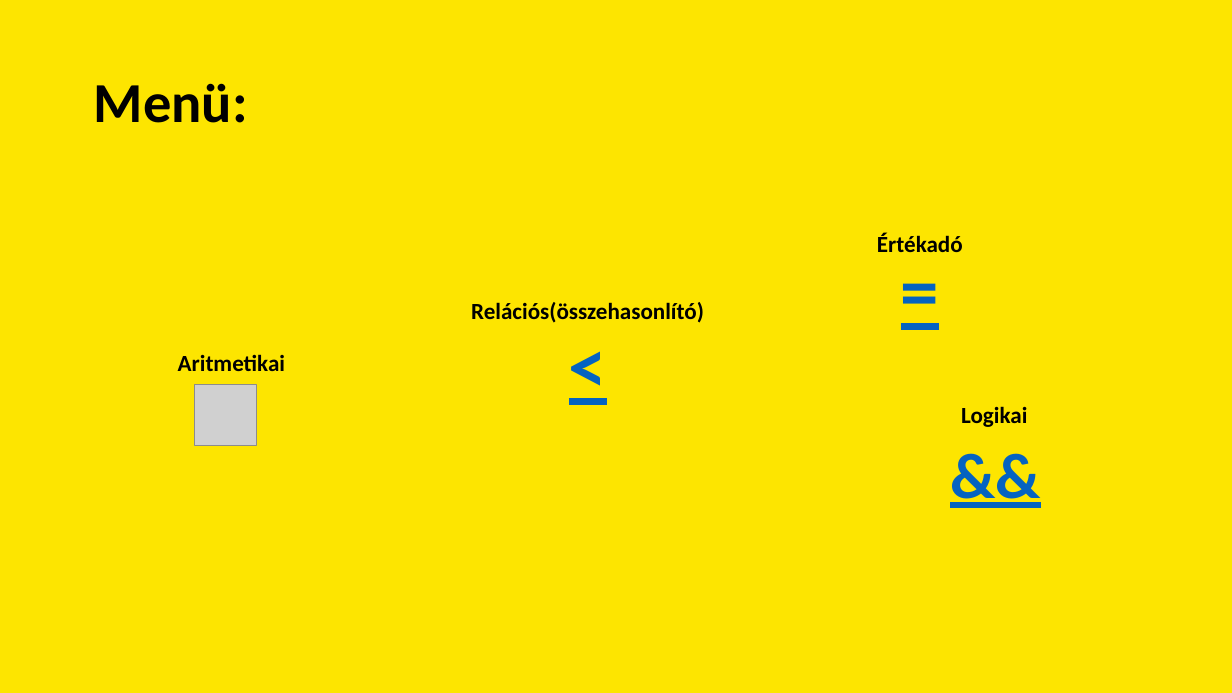
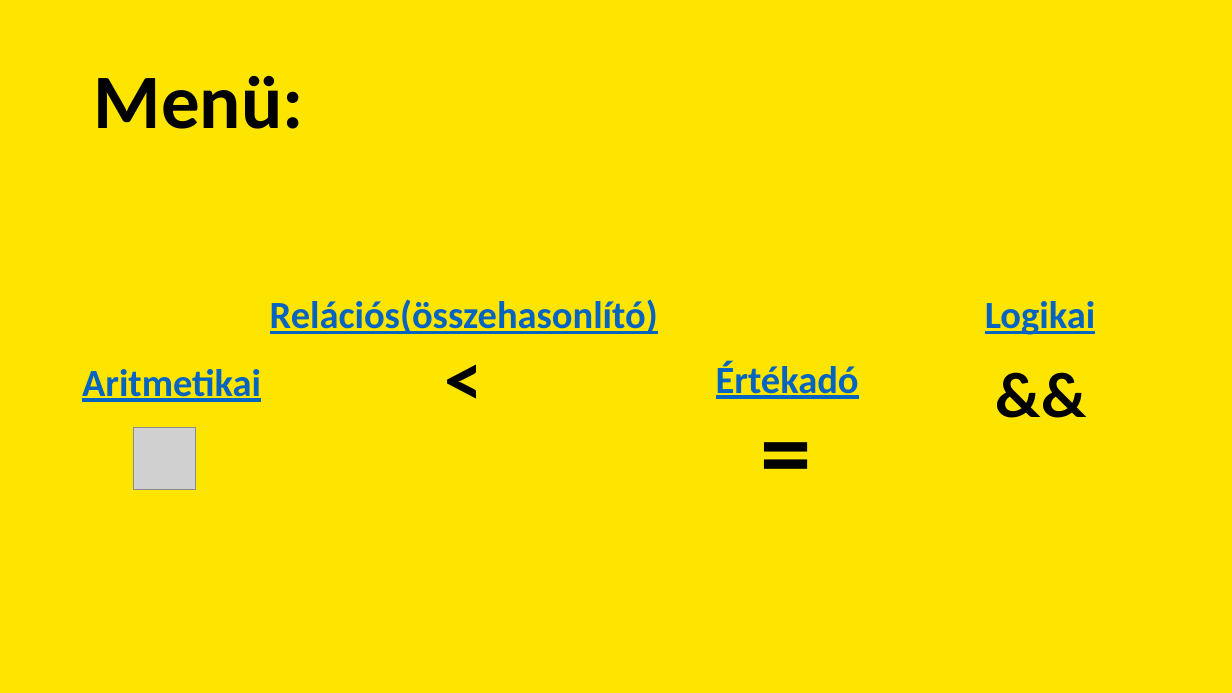
Before and after one commit to HuggingShade0915/oper-torok, a slide deck: slide 2 of Operátorok.pptx. Drawn at 1232x693 pixels with LibreOffice and Linux fonts; fonts in the diff are those of the drawing; grey boxes stand for pictures. Boxes give left, top, right and bottom in pixels: in the first picture for what was removed or moved away, otherwise in the second. Text is boxed around its words. In the diff, an @@ line names an element or a change of style, - is before the commit and + after.

```diff
--- a/Operátorok.pptx
+++ b/Operátorok.pptx
@@ title "Menü:" at [94, 76, 304, 129]: size 44 to 60 pt @@
@@ text "Relációs(összehasonlító)": place and size @@
-text "Relációs(összehasonlító)" at [471, 302, 704, 323]
+text "Relációs(összehasonlító)" at [270, 299, 658, 334]
@@ text "Logikai": place and size @@
-text "Logikai" at [961, 406, 1027, 427]
+text "Logikai" at [985, 301, 1095, 335]
@@ text "<": place and size @@
-text "<" at [560, 312, 617, 415]
+text "<" at [435, 324, 493, 427]
@@ text "<" at [435, 324, 493, 427]: text colour #0563C1 to #000000, underline off @@
@@ text "Aritmetikai": place and size @@
-text "Aritmetikai" at [178, 354, 285, 371]
+text "Aritmetikai" at [82, 369, 261, 402]
@@ size 18 to 30 pt, text colour #000000 to #0563C1, underline on in 4 elements at [82, 369, 261, 402], [270, 299, 658, 334], [985, 301, 1095, 335], [716, 361, 859, 399] @@
@@ text "Értékadó": place and size @@
-text "Értékadó" at [877, 233, 963, 252]
+text "Értékadó" at [716, 361, 859, 399]
@@ text "&&" at [987, 349, 1123, 436]: text colour #0563C1 to #000000, underline off @@
@@ text "&&": place and size @@
-text "&&" at [942, 431, 1078, 518]
+text "&&" at [987, 349, 1123, 436]
@@ text "=": place and size @@
-text "=" at [892, 238, 949, 340]
+text "=" at [751, 381, 823, 515]
@@ text "=" at [751, 381, 823, 515]: size 60 to 80 pt, text colour #0563C1 to #000000, underline off @@
@@ picture: place and size @@
-picture at [194, 384, 256, 446]
+picture at [134, 428, 196, 490]
```
Also in this commit, not shown: 4 other slides changed.
